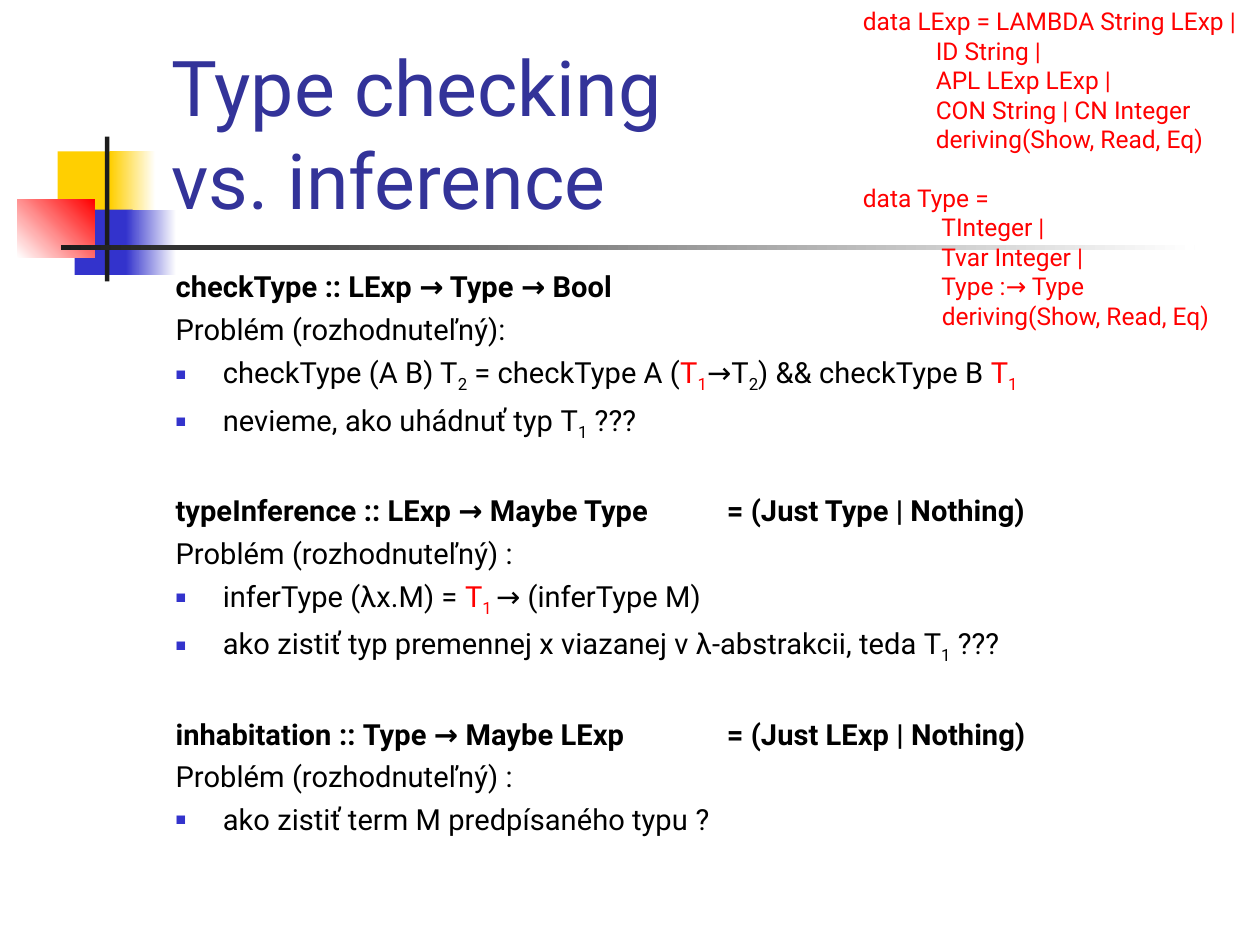
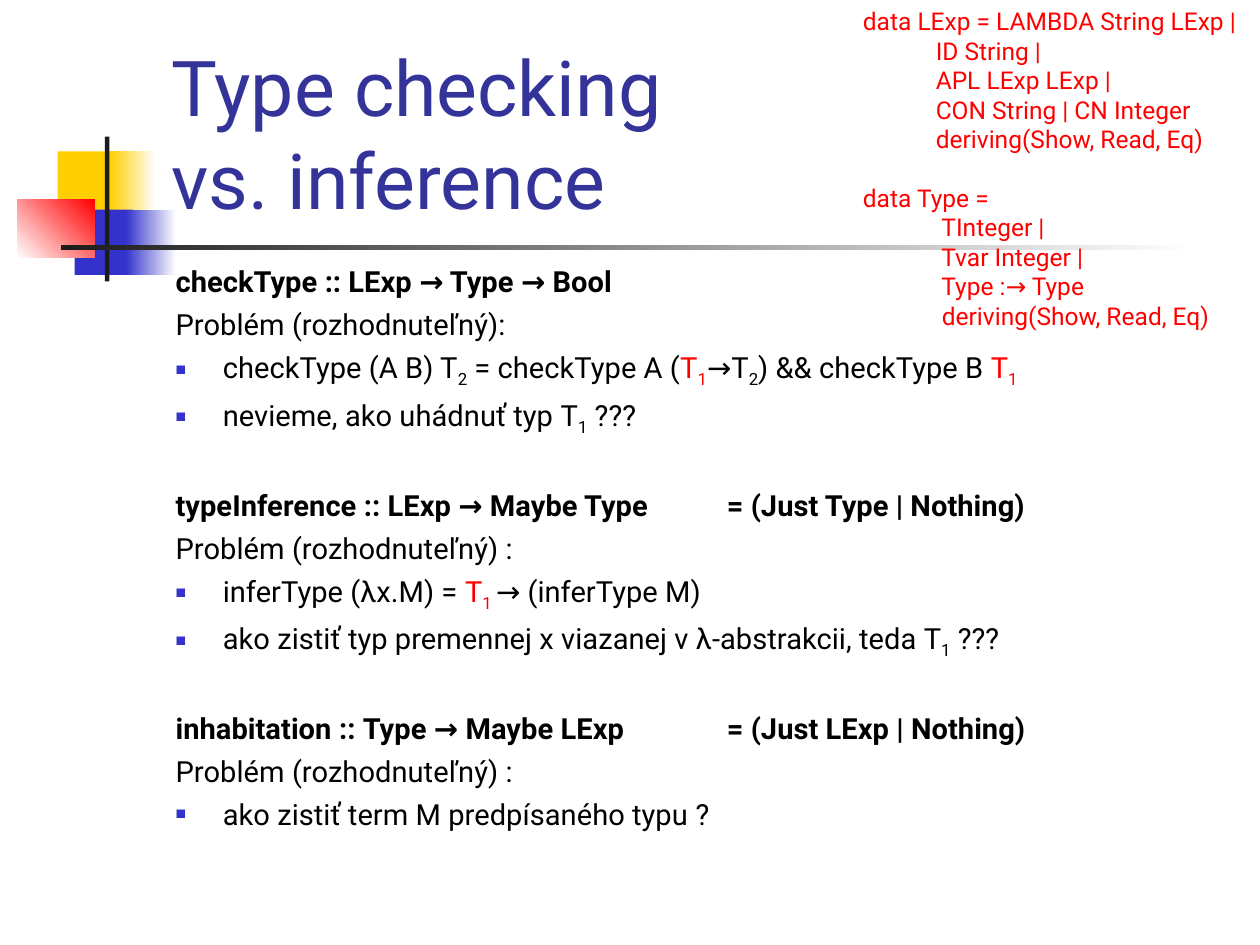
Before and after one commit to Funkcionalne/Prednasky, a slide deck: slide 13 of 08/08_fpro.ppt. Drawn at 1260x945 pixels with LibreOffice and Linux fonts; fonts in the diff are those of the drawing. Boxes give left, top, right and bottom in pixels: in the first picture for what was removed or moved away, otherwise in the second. Text is boxed around its words. In the diff, an @@ line names an element or a change of style, - is before the commit and + after.

```diff
--- a/08/08_fpro.ppt
+++ b/08/08_fpro.ppt
@@ text "checkType :: LExp → Type ...": place and size @@
-text "checkType :: LExp → Type ..." at (176, 275, 1025, 837)
+text "checkType :: LExp → Type ..." at (176, 270, 1025, 832)
```
Also in this commit, not shown: 10 other slides changed, 3 slides added, 1 slide removed, 1 other file.
